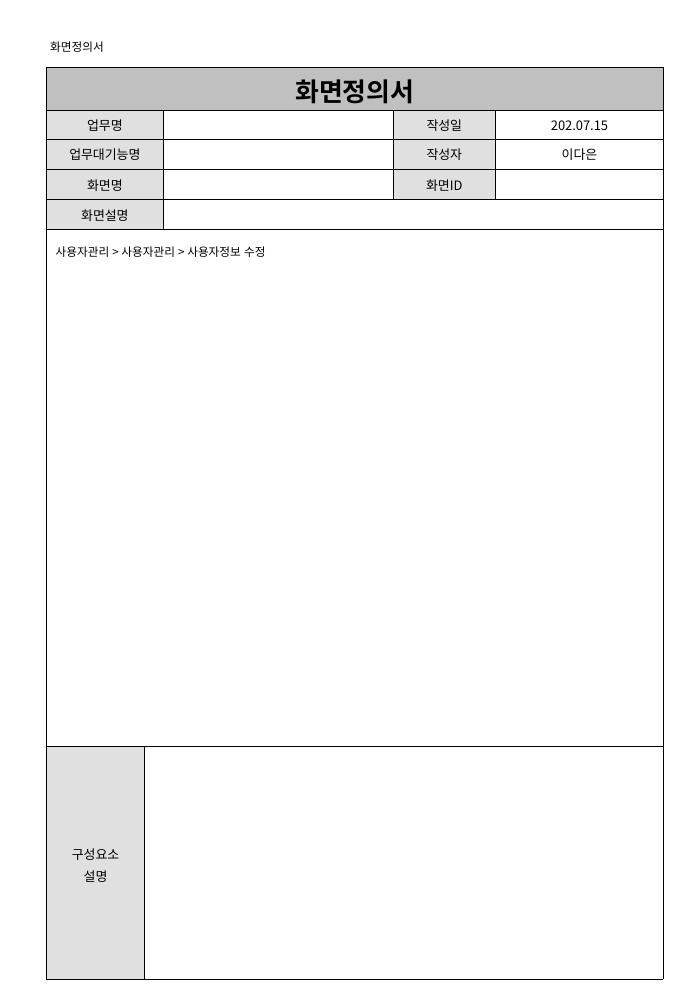
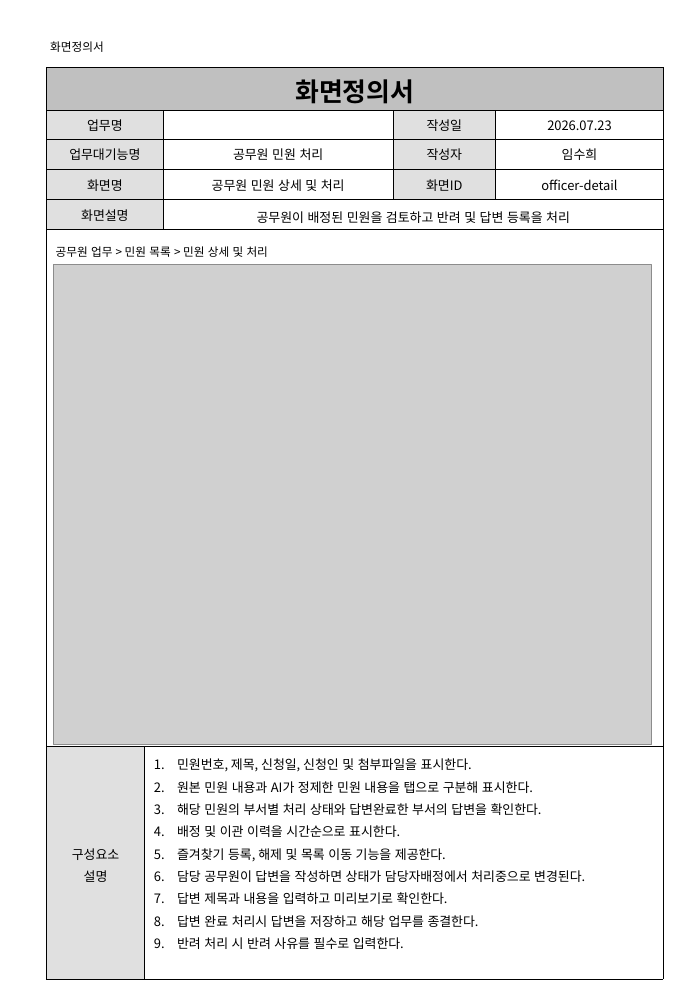
Before and after one commit to shintra0070-commits/PROJECT, a slide deck: slide 15 of 민원 업무 자동화 플랫폼/PROJECT/산출물/03_화면정의서.ppt (slide 19 before the commit). Drawn at 698x1008 pixels with LibreOffice and Linux fonts; fonts in the diff are those of the drawing; grey boxes stand for pictures. Boxes give left, top, right and bottom in pixels: in the first picture for what was removed or moved away, otherwise in the second. Text is boxed around its words. In the diff, an @@ line names an element or a change of style, - is before the commit and + after.

Commit message:
민원 업무 자동화 플랫폼

```diff
--- a/민원 업무 자동화 플랫폼/PROJECT/산출물/03_화면정의서.ppt
+++ b/민원 업무 자동화 플랫폼/PROJECT/산출물/03_화면정의서.ppt
@@ table at bbox=[47, 67, 664, 979] @@
-row 2, column 5: 202.07.15
+row 2, column 5: 2026.07.23
-row 3, column 3: 
+row 3, column 3: 공무원 민원 처리
-row 3, column 5: 이다은
+row 3, column 5: 임수희
-row 4, column 3: 
+row 4, column 3: 공무원 민원 상세 및 처리
-row 4, column 5: 
+row 4, column 5: officer-detail
-row 5, column 3: 
+row 5, column 3: 공무원이 배정된 민원을 검토하고 반려 및 답변 등록을 처리
-row 7, column 2: 
+row 7, column 2: 민원번호, 제목, 신청일, 신청인 및 첨부파일을 표시한다. / 원본 민원 내용과 AI가 정제한 민원 내용을 탭으로 구분해 표시한다. / 해당 민원의 부서별 처리 상태와 답변완료한 부서의 답변을 확인한다. / 배정 및 이관 이력을 시간순으로 표시한다. / 즐겨찾기 등록, 해제 및 목록 이동 기능을 제공한다. / 담당 공무원이 답변을 작성하면 상태가 담당자배정에서 처리중으로 변경된다. / 답변 제목과 내용을 입력하고 미리보기로 확인한다. / 답변 완료 처리시 답변을 저장하고 해당 업무를 종결한다. / 반려 처리 시 반려 사유를 필수로 입력한다.
@@ picture added at bbox=[53, 265, 651, 745] @@
@@ text at bbox=[56, 246, 268, 257]: text changed @@
-사용자관리 > 사용자관리 > 사용자정보 수정
+공무원 업무 > 민원 목록 > 민원 상세 및 처리
```
Also in this commit, not shown: 17 other slides changed, 2 slides added, 7 slides removed.
